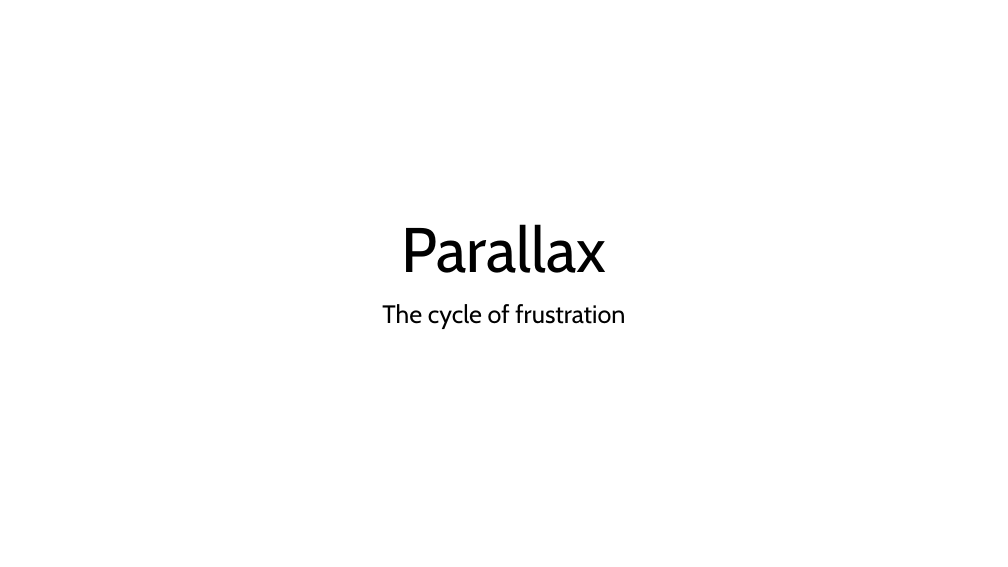
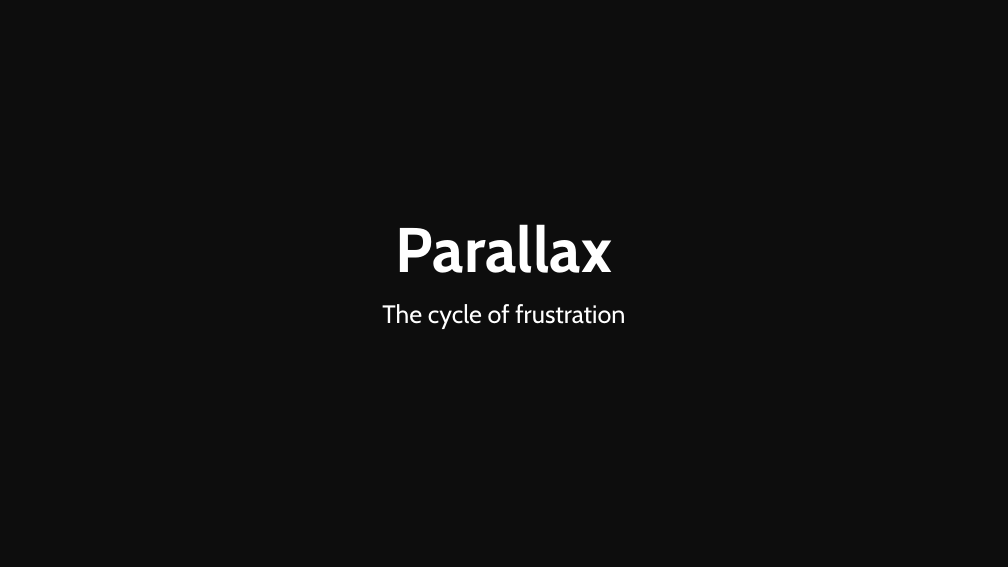
Before and after one commit to ninjahisser/LUCA-2, a slide deck: slide 1 of Vakken/Video videoverdieping/Opdrachten/Pitch en moodboard/Parallax.pptx. Drawn at 1008x567 pixels with LibreOffice and Linux fonts; fonts in the diff are those of the drawing. Boxes give left, top, right and bottom in pixels: in the first picture for what was removed or moved away, otherwise in the second. Text is boxed around its words. In the diff, an @@ line names an element or a change of style, - is before the commit and + after.

```diff
--- a/Vakken/Video videoverdieping/Opdrachten/Pitch en moodboard/Parallax.pptx
+++ b/Vakken/Video videoverdieping/Opdrachten/Pitch en moodboard/Parallax.pptx
@@ background #FFFFFF to #0D0D0D @@
@@ title "Parallax" at (396,224,612,273): text colour #000000 to #FFFFFF, bold on @@
@@ subtitle "The cycle of frustration" at (382,304,625,329): text colour #000000 to #FFFFFF @@
```
Also in this commit, not shown: 10 other slides changed, 21 other files.
